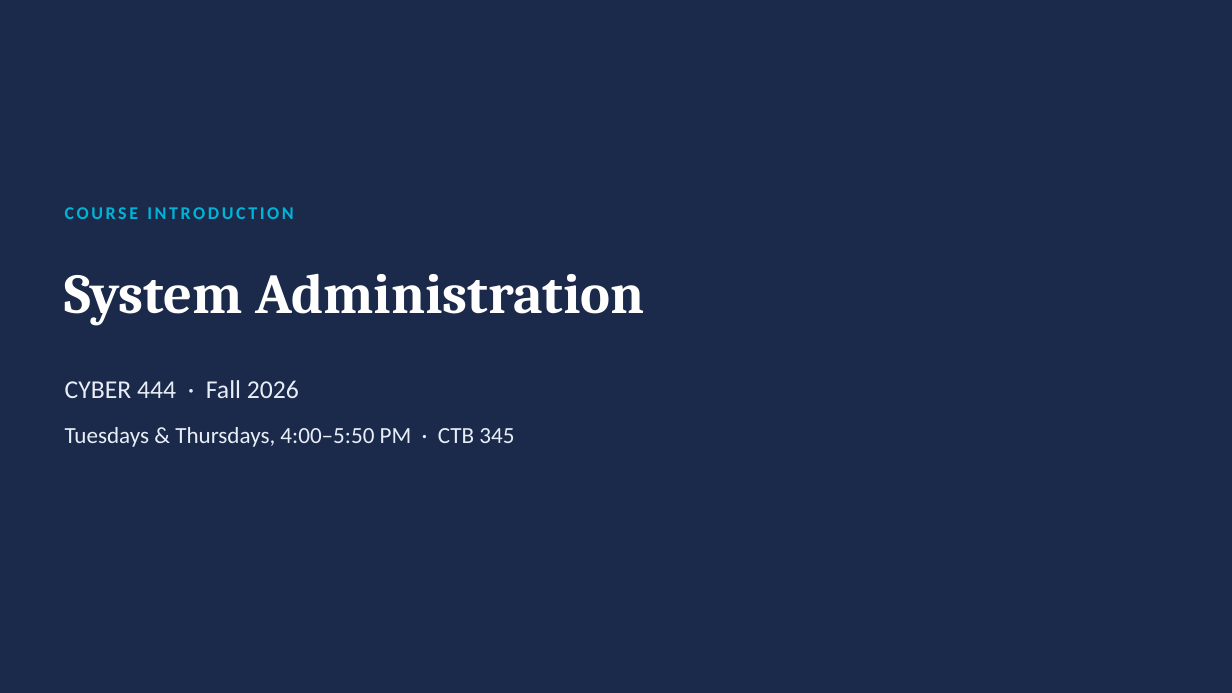
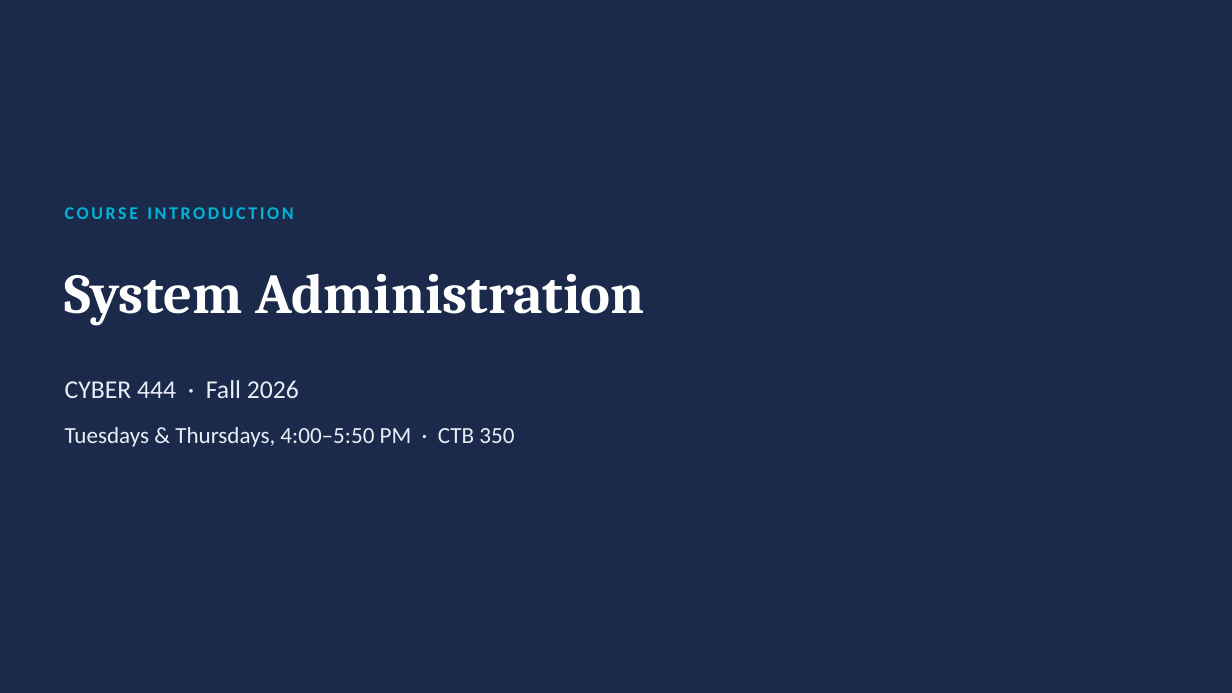
Before and after one commit to BYU-CYBER-444/byu-cyber-444.github.io, a slide deck: slide 1 of lectures/CYBER444_Week01_Introduction_and_Environment_Setup.pptx. Drawn at 1232x693 pixels with LibreOffice and Linux fonts; fonts in the diff are those of the drawing. Boxes give left, top, right and bottom in pixels: in the first picture for what was removed or moved away, otherwise in the second. Text is boxed around its words. In the diff, an @@ line names an element or a change of style, - is before the commit and + after.

```diff
--- a/lectures/CYBER444_Week01_Introduction_and_Environment_Setup.pptx
+++ b/lectures/CYBER444_Week01_Introduction_and_Environment_Setup.pptx
@@ text at bbox=[65, 427, 514, 447]: text changed @@
-Tuesdays & Thursdays, 4:00–5:50 PM · CTB 345
+Tuesdays & Thursdays, 4:00–5:50 PM · CTB 350
```
Also in this commit, not shown: 6 other slides changed, 5 slides added.
